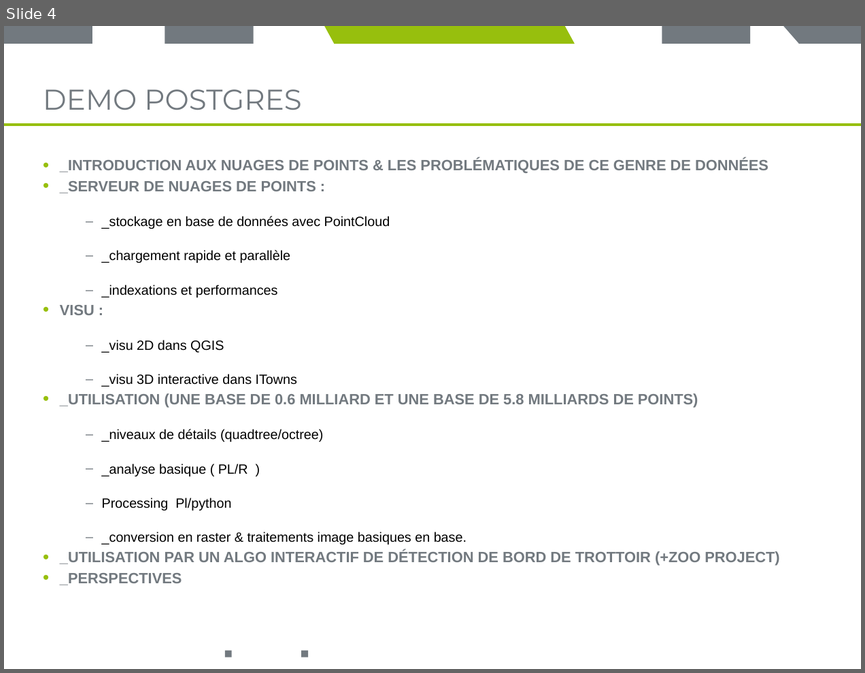
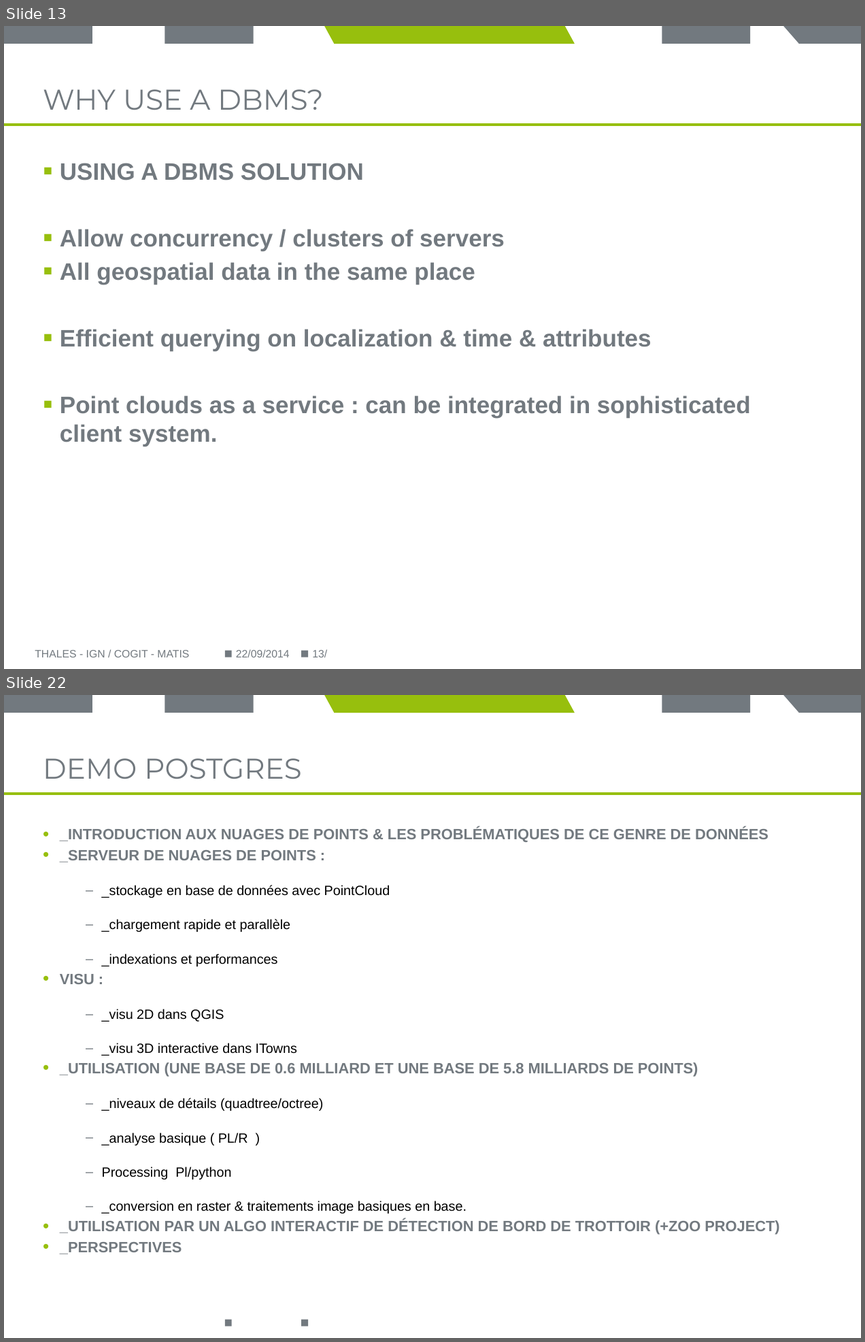
Before and after one commit to Remi-C/Postgres_Day_2014_10_RemiC, a slide deck: presentation_RCura.pptx. Shown one above the other, each under a label of ours: slide 4 before the commit, slides 13 and 22 after it; the slides between them are not shown. The pictures are 865x673 and 865x1342 pixels, drawn with LibreOffice and Linux fonts; fonts in the diff are those of the drawing; background and template pictures are left out. Boxes give left, top, right and bottom in pixels: in the first picture for what was removed or moved away, otherwise in the second. Text is boxed around its words. In the diff, an @@ line names an element or a change of style, - is before the commit and + after.

Commit message:
up to discussing pointcloud

```diff
--- a/presentation_RCura.pptx
+++ b/presentation_RCura.pptx
@@ slide 13 added at <box>4,26,861,669</box>, background #FFFFFF; not listed: 8 template elements that a slide beside it also shows @@
@@ title added at <box>43,89,323,110</box>, 24 pt, text #72797F @@
+WHY USE A DBMS?
@@ text added at <box>60,163,751,446</box>, 20 pt, text #72797F, bold @@
+▪ USING A DBMS SOLUTION
+▪ Allow concurrency / clusters of servers
+▪ All geospatial data in the same place
+▪ Efficient querying on localization & time & attributes
+▪ Point clouds as a service : can be integrated in sophisticated client system.
@@ text added at <box>35,650,189,657</box>, 9 pt, text #72797F @@
+THALES - IGN / COGIT - MATIS
@@ text added at <box>236,650,290,657</box>, 9 pt, text #72797F @@
+22/09/2014
@@ page number added at <box>312,649,327,657</box>, 9 pt, text #72797F @@
+13/
@@ what was slide 4 is now slide 22 @@
```
Also in this commit, not shown: 3 slides changed, 17 other slides added.
